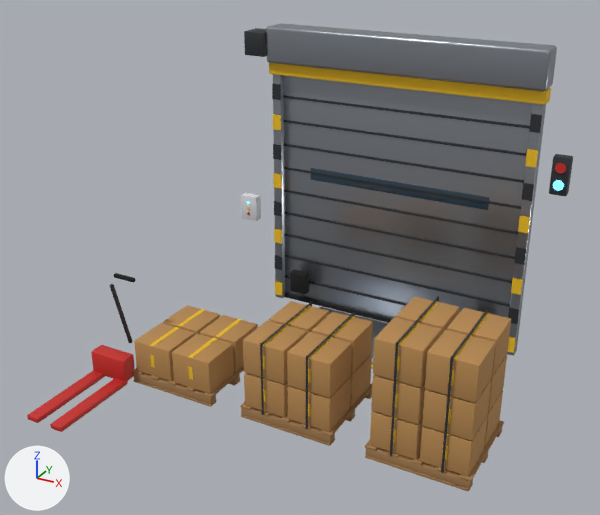
An edit to the Blender file unity/Openfleet/Blender/Models/Station_Shipping.blend, drawn before and after from the same camera.
Camera for both pictures: a camera (50 mm lens) standing at (3.73, -7.29, 5.29) and looking at (-0.24, -0.07, 1.68). Arrows for +X, +Y and +Z are at lower left; the lights stay in place. The first picture is the older version.

Names of what the first picture shows: 'Dock Door', 'Outbound Pallet', 'Outbound Pallet.001', 'Outbound Pallet.002', 'Pallet Jack'.
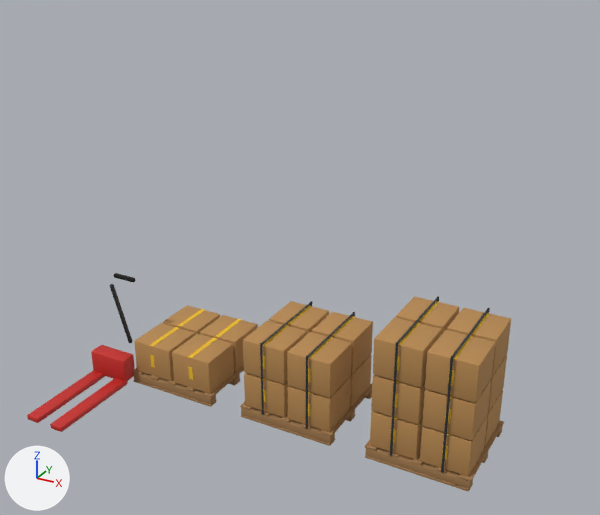
Boxes [x1, y1, x2, y2] around the edits, measured in the pictures (600 x 515 px):
'Dock Door', deleted: before [241, 23, 573, 369]
    faces in mat_steel (grey #9ea3ab): [266, 23, 557, 365]
    faces in mat_machinedark (dark grey #292b30): [244, 28, 573, 324]
    faces in mat_laneline (yellow #f2c219): [247, 63, 551, 369]
    faces in mat_glass (dark blue #2e4252): [311, 168, 489, 210]
    faces in mat_rubber (black #0d0d0d): [285, 269, 392, 323]

Edits to the bpy script that builds the scene:
```text
Remove ob_dock_door:
    ob_dock_door = bpy.data.objects.new('Dock Door', me_dock_door)
    ob_dock_door.parent = ob_station_shipping
    ob_dock_door.location = (0.0, 2.0, 0.0)
```
